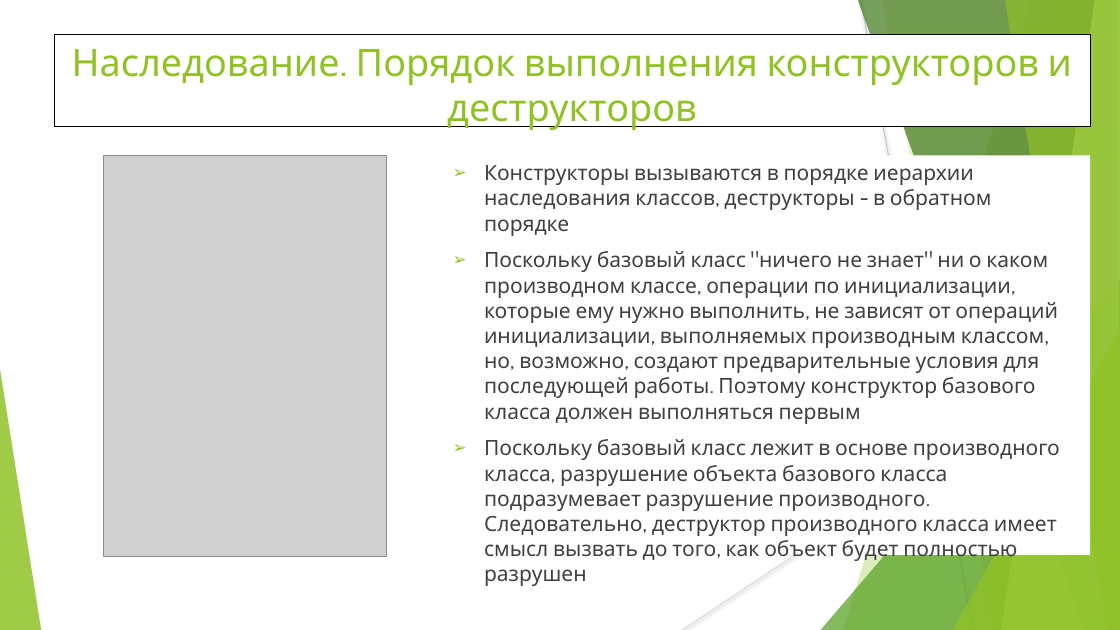
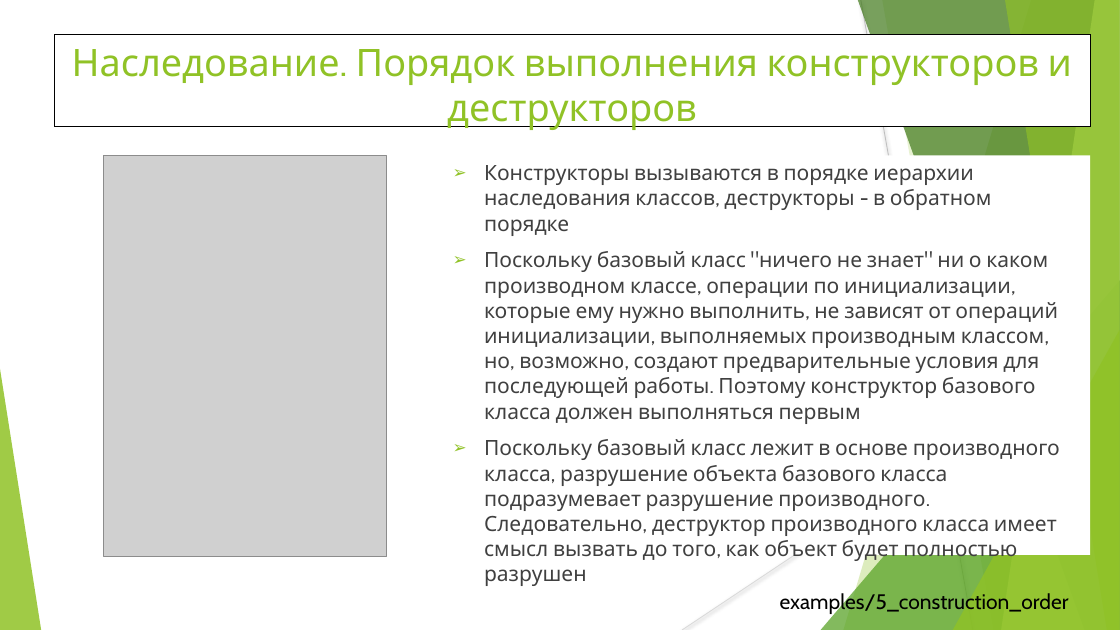
Before and after one commit to WhiteCatStudies/lectures, a slide deck: slide 8 of pt1/lectures/lecture2/lecture2.pptx (slide 5 before the commit). Drawn at 1120x630 pixels with LibreOffice and Linux fonts; fonts in the diff are those of the drawing; grey boxes stand for pictures. Boxes give left, top, right and bottom in pixels: in the first picture for what was removed or moved away, otherwise in the second. Text is boxed around its words. In the diff, an @@ line names an element or a change of style, - is before the commit and + after.

```diff
--- a/pt1/lectures/lecture2/lecture2.pptx
+++ b/pt1/lectures/lecture2/lecture2.pptx
@@ text added at [780, 591, 1069, 615], 18 pt, text #000000 @@
+examples/5_construction_order
```
Also in this commit, not shown: 7 other slides changed, 7 slides added.
